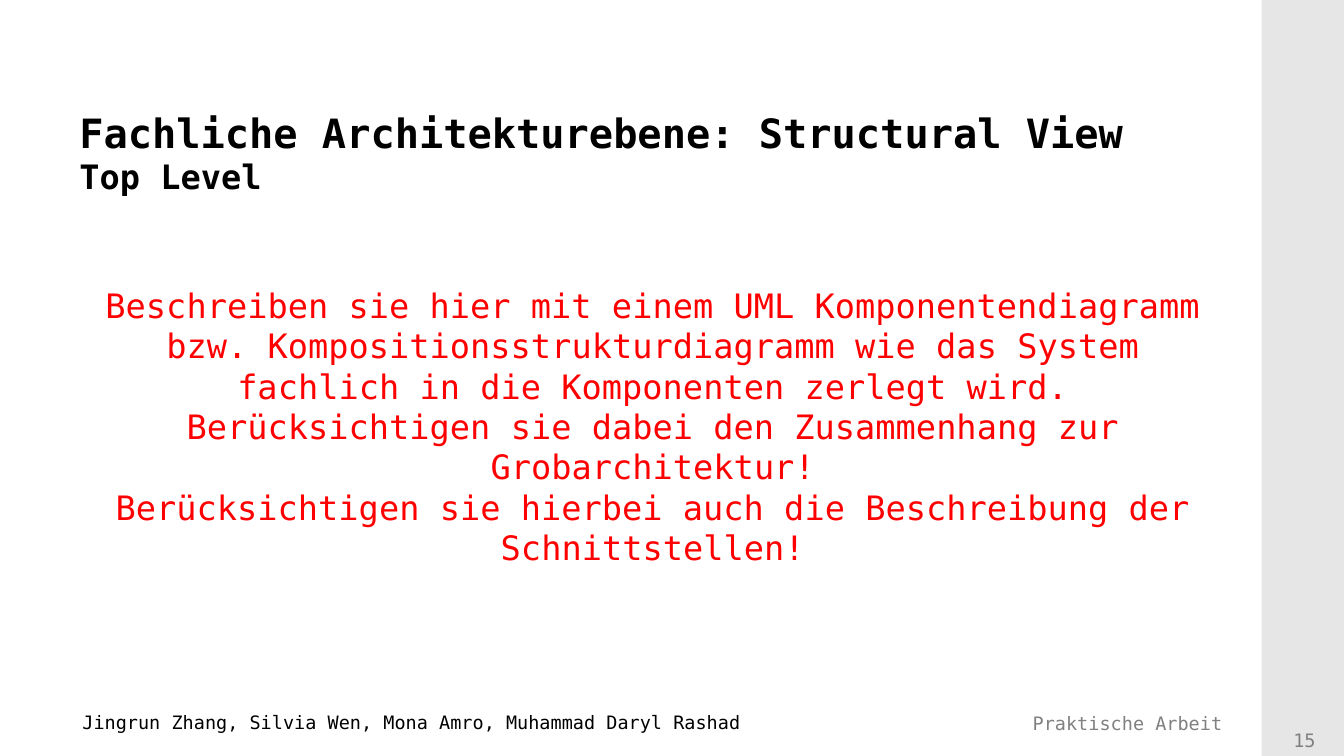
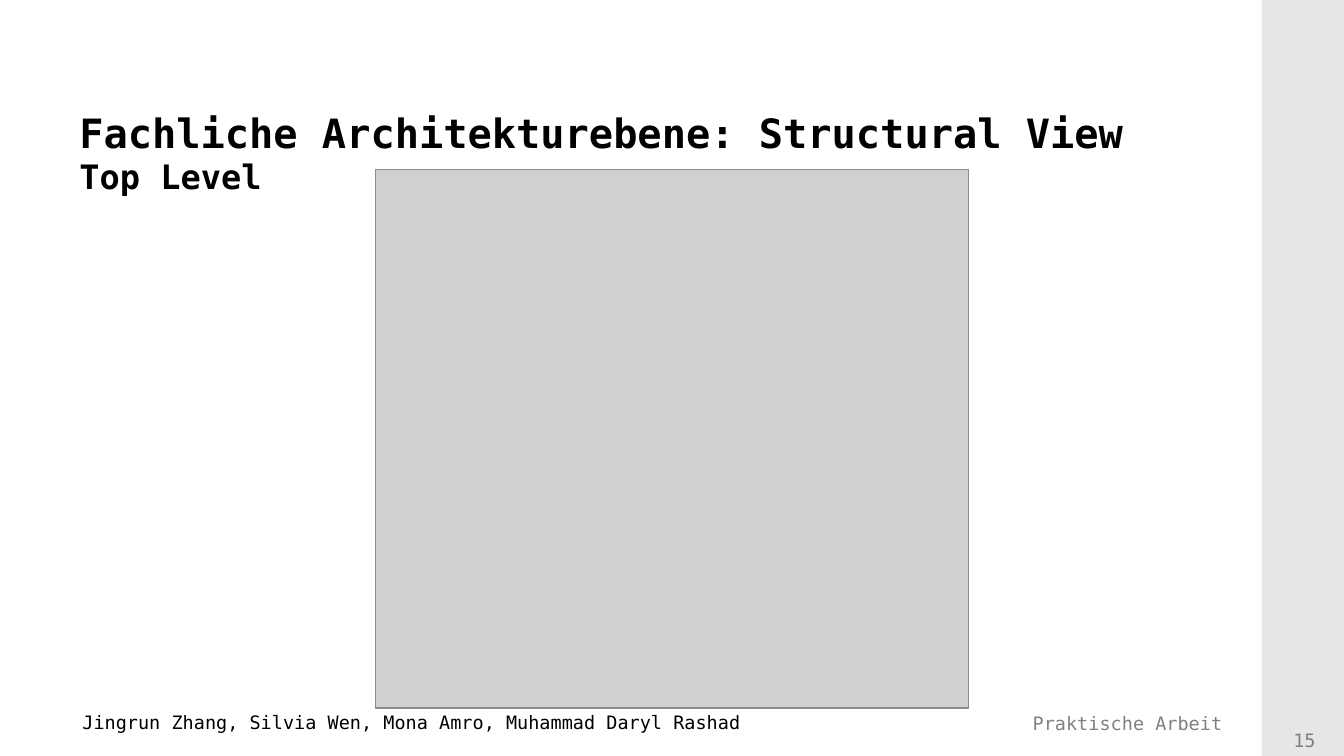
Before and after one commit to Mufasaxi/SimpleBank, a slide deck: slide 15 of architecture/Vorlage_Praesentation_2022 _2_2_OOD.pptx. Drawn at 1344x756 pixels with LibreOffice and Linux fonts; fonts in the diff are those of the drawing; grey boxes stand for pictures; background and template pictures are left out. Boxes give left, top, right and bottom in pixels: in the first picture for what was removed or moved away, otherwise in the second. Text is boxed around its words. In the diff, an @@ line names an element or a change of style, - is before the commit and + after.

```diff
--- a/architecture/Vorlage_Praesentation_2022 _2_2_OOD.pptx
+++ b/architecture/Vorlage_Praesentation_2022 _2_2_OOD.pptx
@@ picture added at [376,169,969,708] @@
@@ text removed at [105,292,1200,561] @@
-Beschreiben sie hier mit einem UML Komponentendiagramm bzw. Kompositionsstrukturdiagramm wie das System fachlich in die Komponenten zerlegt wird. Berücksichtigen sie dabei den Zusammenhang zur Grobarchitektur!
-Berücksichtigen sie hierbei auch die Beschreibung der Schnittstellen!
```
Also in this commit, not shown: 4 other slides changed, 8 other files.
